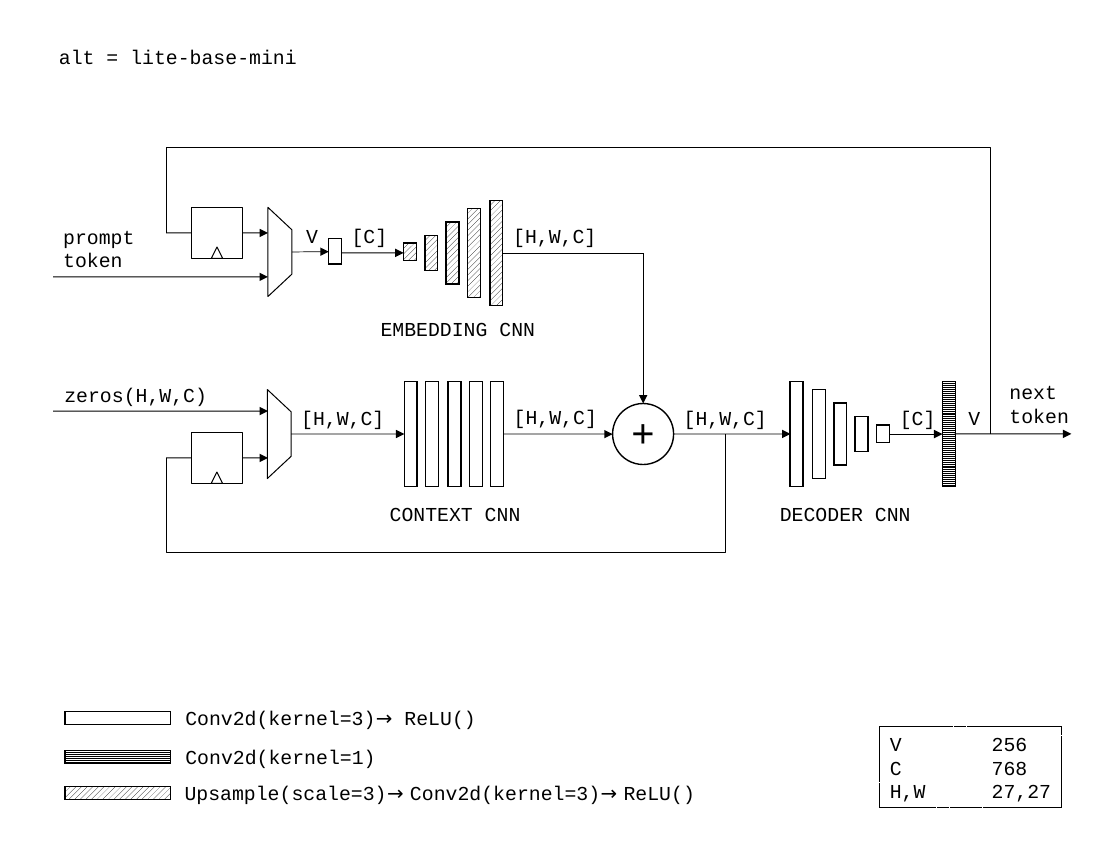
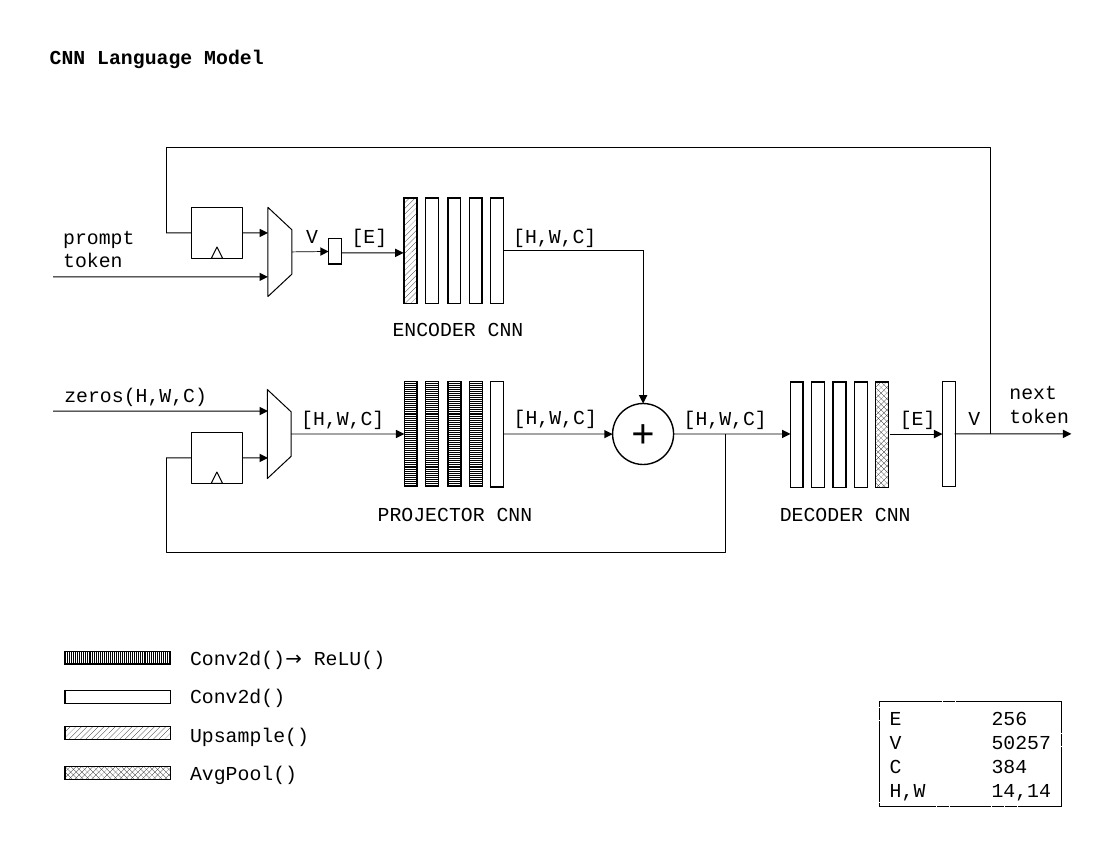
Before and after one commit to siliconperception/devices, a slide deck: slide 12 of dev/cnnlm.odp (slide 1 before the commit). Drawn at 1120x865 pixels with LibreOffice and Linux fonts; fonts in the diff are those of the drawing. Boxes give left, top, right and bottom in pixels: in the first picture for what was removed or moved away, otherwise in the second. Text is boxed around its words. In the diff, an @@ line names an element or a change of style, - is before the commit and + after.

```diff
--- a/dev/cnnlm.odp
+++ b/dev/cnnlm.odp
@@ text added at box(50, 50, 263, 69), 14 pt, text #000000, bold @@
+CNN Language Model
@@ text removed at box(59, 50, 296, 65) @@
-alt = lite-base-mini
@@ rectangle: place and size @@
-rectangle at box(490, 201, 503, 306)
+rectangle at box(404, 199, 417, 304)
@@ fill pattern #000000 on #FFFFFF to none in 4 elements at box(943, 382, 956, 488), box(469, 198, 483, 303), box(448, 198, 461, 303), box(426, 198, 439, 303) @@
@@ rectangle: place and size @@
-rectangle at box(425, 235, 438, 271)
+rectangle at box(426, 198, 439, 303)
@@ rectangle: place and size @@
-rectangle at box(446, 222, 459, 284)
+rectangle at box(448, 198, 461, 303)
@@ rectangle: place and size @@
-rectangle at box(467, 209, 481, 298)
+rectangle at box(469, 198, 483, 303)
@@ rectangle added at box(491, 198, 504, 303), outline #000000 0.99 pt @@
@@ text at box(352, 229, 388, 247): text changed @@
-[C]
+[E]
@@ rectangle removed at box(403, 243, 416, 261) @@
@@ elbow arrow moved from (503, 254) - (643, 404) to (504, 250) - (643, 404) @@
@@ text at box(393, 322, 524, 337): text changed @@
-EMBEDDING CNN
+ENCODER CNN
@@ fill none to pattern #000000 on #FFFFFF in 4 elements at box(404, 382, 417, 488), box(426, 382, 439, 488), box(448, 382, 461, 488), box(469, 382, 483, 488) @@
@@ rectangle: place and size @@
-rectangle at box(813, 390, 826, 480)
+rectangle at box(811, 382, 825, 488)
@@ rectangle: place and size @@
-rectangle at box(834, 403, 847, 465)
+rectangle at box(833, 382, 846, 488)
@@ mirrored in 3 elements at box(811, 382, 825, 488), box(833, 382, 846, 488), box(854, 382, 867, 488) @@
@@ rectangle: place and size @@
-rectangle at box(855, 416, 869, 452)
+rectangle at box(854, 382, 867, 488)
@@ rectangle: place and size @@
-rectangle at box(877, 426, 890, 443)
+rectangle at box(876, 382, 889, 488)
@@ rectangle at box(876, 382, 889, 488): fill none to pattern #000000 on #FFFFFF; mirrored @@
@@ text at box(900, 411, 936, 431): text changed @@
-[C]
+[E]
@@ text at box(378, 507, 533, 522): text changed @@
-CONTEXT CNN
+PROJECTOR CNN
@@ rectangle added at box(65, 652, 171, 665), fill pattern #000000 on #FFFFFF, outline #000000 0.99 pt @@
@@ text at box(190, 651, 385, 669): text changed @@
-Conv2d(kernel=3)→ ReLU()
+Conv2d()→ ReLU()
@@ text at box(190, 689, 285, 707): text changed @@
-Conv2d(kernel=1)
+Conv2d()
@@ rectangle: place and size @@
-rectangle at box(65, 712, 171, 725)
+rectangle at box(65, 691, 171, 704)
@@ rectangle "E 256": place and size @@
-rectangle "E 256" at box(880, 727, 1061, 808)
+rectangle "E 256" at box(880, 702, 1061, 806)
@@ text in rectangle at box(890, 712, 1051, 801): text changed @@
-V 256
-C 768
-H,W 27,27
+E 256
+V 50257
+C 384
+H,W 14,14
@@ rectangle: place and size @@
-rectangle at box(65, 787, 171, 800)
+rectangle at box(65, 726, 171, 740)
@@ text added at box(190, 728, 309, 746), 14 pt, text #000000 @@
+Upsample()
@@ rectangle: place and size @@
-rectangle at box(65, 751, 171, 764)
+rectangle at box(65, 767, 171, 780)
@@ text added at box(190, 766, 297, 784), 14 pt, text #000000 @@
+AvgPool()
@@ text removed at box(185, 786, 695, 804) @@
-Upsample(scale=3)→ Conv2d(kernel=3)→ ReLU()
```
Also in this commit, not shown: 1 other slide changed, 9 slides added, 5 other files.
